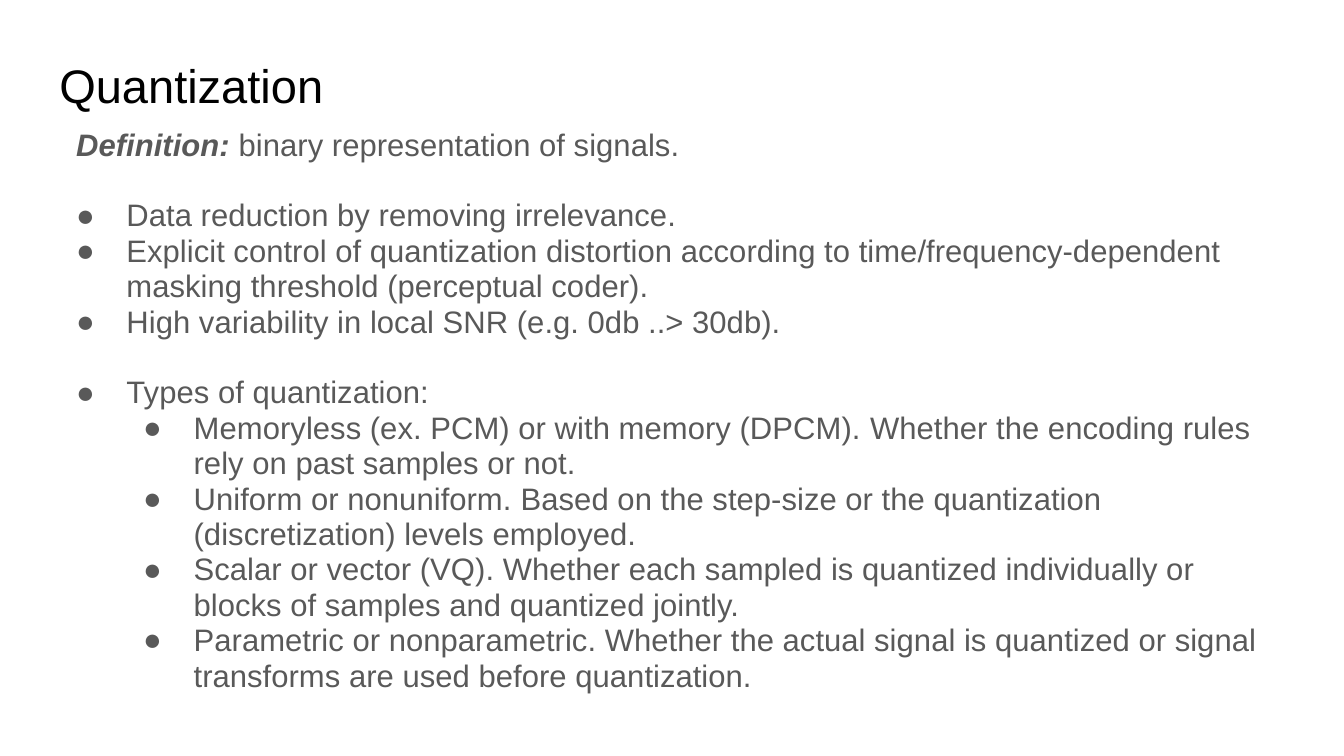
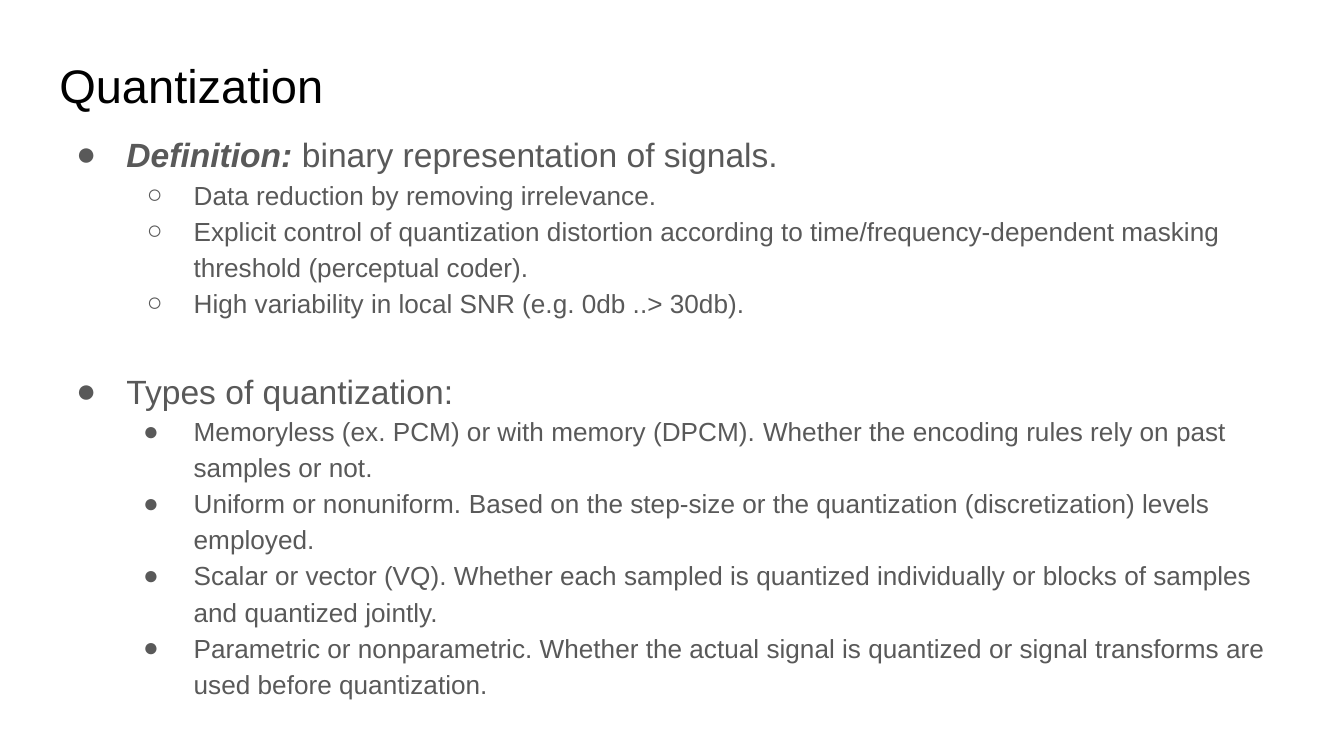
Before and after one commit to xserra/audio-coding-materials, a slide deck: slide 4 of lectures/2. Quantization and _entropy coding.pptx. Drawn at 1344x756 pixels with LibreOffice and Linux fonts; fonts in the diff are those of the drawing. Boxes give left, top, right and bottom in pixels: in the first picture for what was removed or moved away, otherwise in the second. Text is boxed around its words. In the diff, an @@ line names an element or a change of style, - is before the commit and + after.

```diff
--- a/lectures/2. Quantization and _entropy coding.pptx
+++ b/lectures/2. Quantization and _entropy coding.pptx
@@ text "Definition: binary representation of signals." at [126,142,1264,699]: size 16.6 to 18 pt in "Definition: binary representation of signals.", "Types of quantization:"; size 16.6 to 14 pt; bullet none to ●; line spacing 0.95 to 1.15; bullet ● to ○; list level 1 to 2 in "Data reduction by removing irrelevance."; list level 1 to 2 in "Explicit control of quantization distortion ..."; list level 1 to 2 in "High variability in local SNR ..." @@
```
Also in this commit, not shown: 2 other slides changed, 1 other file.
